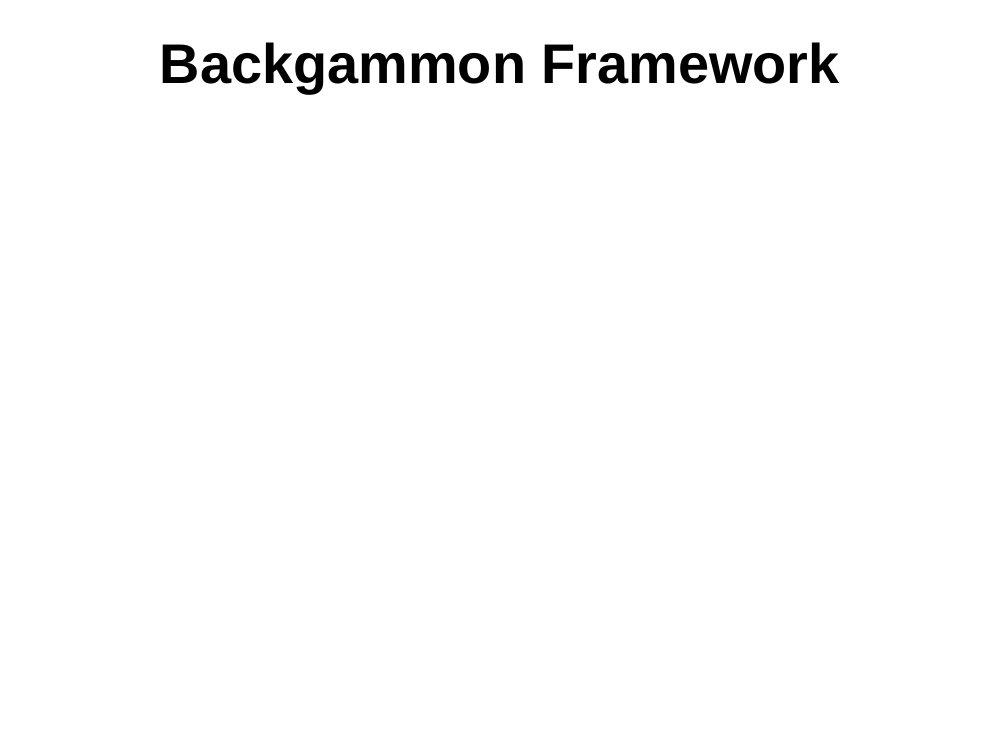
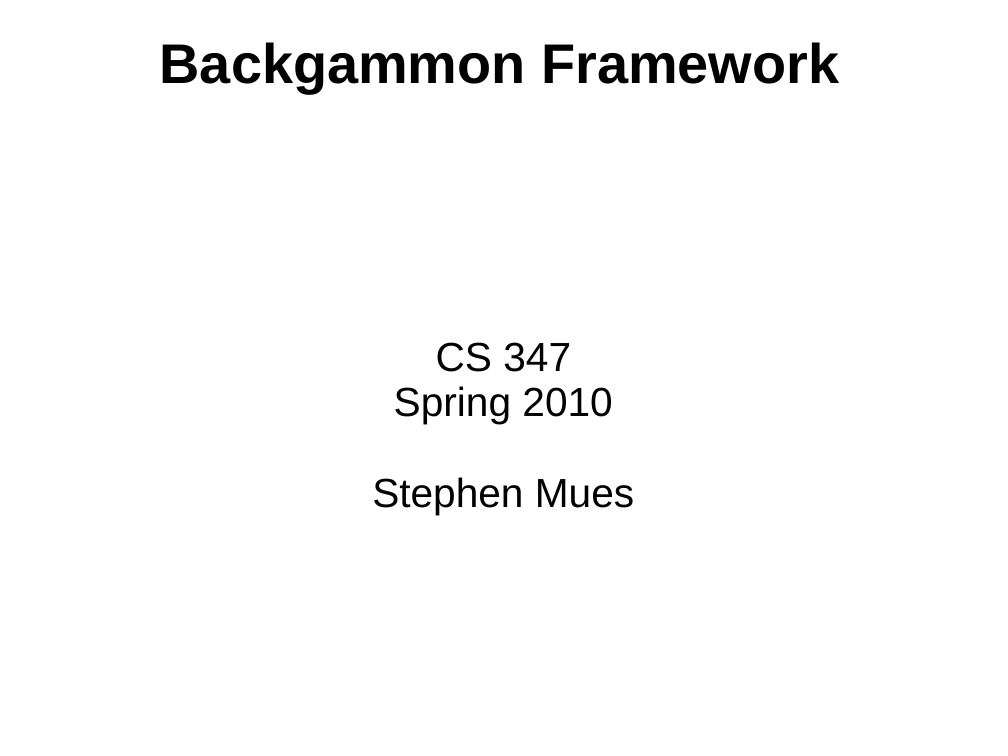
Before and after one commit to cansukockopru/cs347backgammon, a slide deck: slide 1 of Framework.ppt. Drawn at 1008x756 pixels with LibreOffice and Linux fonts; fonts in the diff are those of the drawing; background and template pictures are left out. Boxes give left, top, right and bottom in pixels: in the first picture for what was removed or moved away, otherwise in the second. Text is boxed around its words. In the diff, an @@ line names an element or a change of style, - is before the commit and + after.

```diff
--- a/Framework.ppt
+++ b/Framework.ppt
@@ subtitle added at box(372, 342, 634, 515), 32 pt, text #000000 @@
+CS 347
+Spring 2010
+Stephen Mues
```
Also in this commit, not shown: 4 other slides changed.
